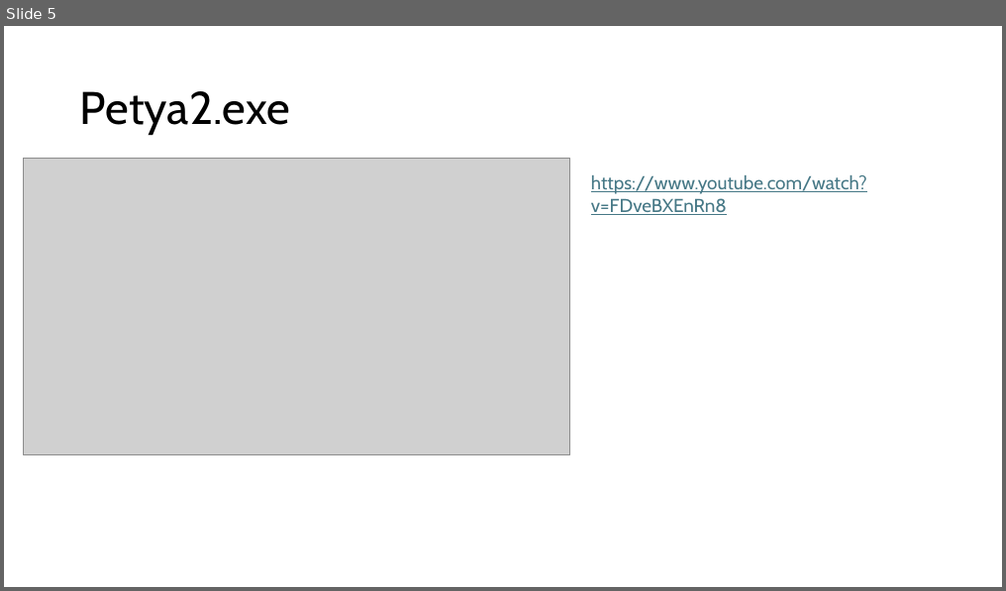
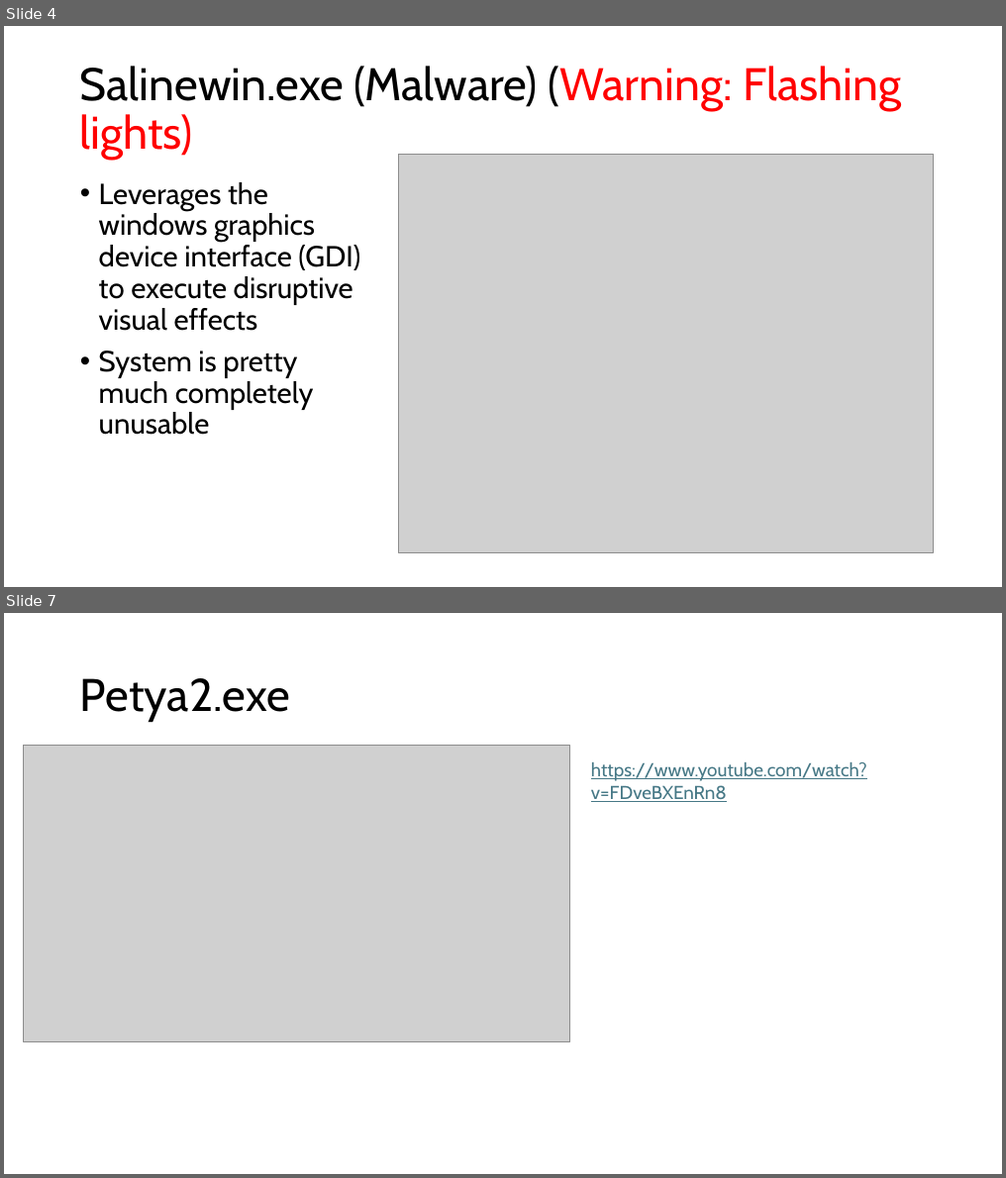
Before and after one commit to jacobchlebowski/cyber-outreach, a slide deck: Malware Presentation and Demonstration.pptx. Shown one above the other, each under a label of ours: slide 5 before the commit, slides 4 and 7 after it; the slides between them are not shown. The pictures are 1006x591 and 1006x1178 pixels, drawn with LibreOffice and Linux fonts; fonts in the diff are those of the drawing; grey boxes stand for pictures. Boxes give left, top, right and bottom in pixels: in the first picture for what was removed or moved away, otherwise in the second. Text is boxed around its words. In the diff, an @@ line names an element or a change of style, - is before the commit and + after.

Commit message:
malware presentation

```diff
--- a/Malware Presentation and Demonstration.pptx
+++ b/Malware Presentation and Demonstration.pptx
@@ slide 4 added at [4, 26, 1002, 587], background #FFFFFF @@
@@ title added at [80, 66, 901, 160], 44 pt, text #000000 @@
+Salinewin.exe (Malware) (Warning: Flashing lights)
@@ picture added at [399, 154, 934, 553] @@
@@ text added at [99, 182, 360, 435], 28 pt, text #000000 @@
+• Leverages the windows graphics device interface (GDI) to execute disruptive visual effects
+• System is pretty much completely unusable
@@ what was slide 5 is now slide 7 @@
```
Also in this commit, not shown: 3 slides changed, 4 other slides added, 1 slide removed.
